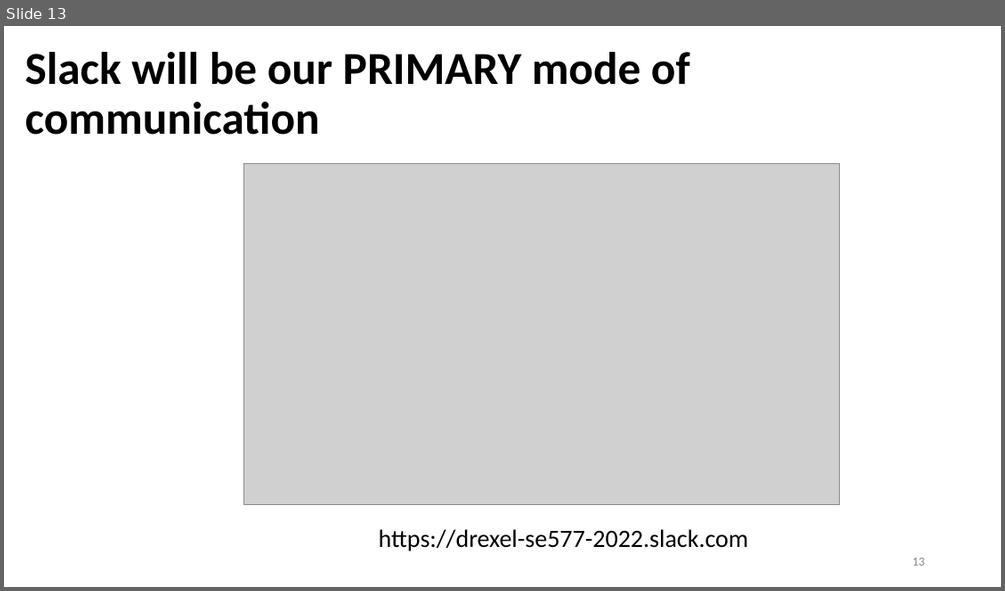
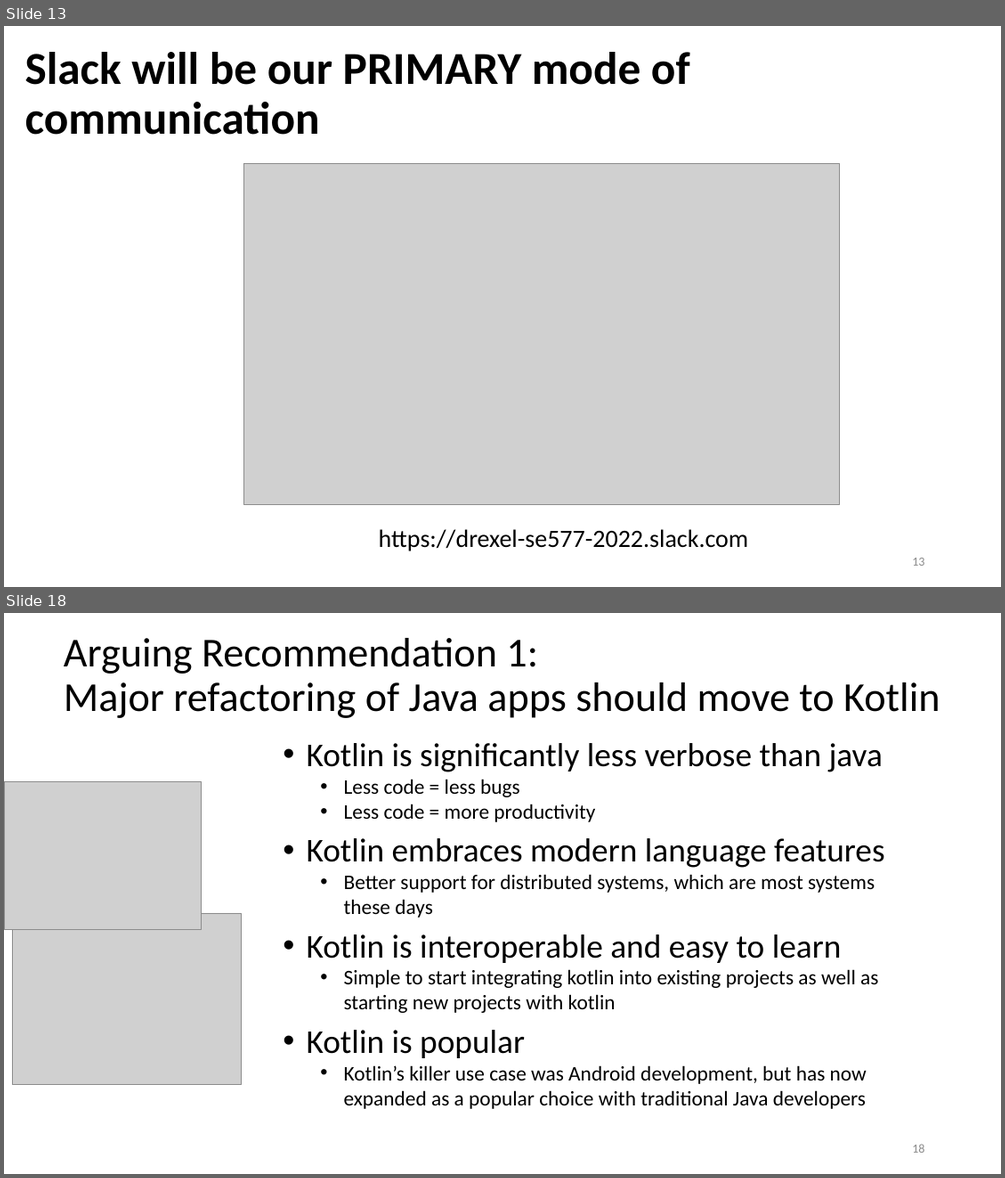
Before and after one commit to ArchitectingSoftware/SE577-SoftwareArchitecture, a slide deck: lectures/Week 1 - Course Overview.pptx. Shown one above the other, each under a label of ours: slide 13 before the commit, slides 13 and 18 after it; the slides between them are not shown. The pictures are 1005x591 and 1005x1178 pixels, drawn with LibreOffice and Linux fonts; fonts in the diff are those of the drawing; grey boxes stand for pictures. Boxes give left, top, right and bottom in pixels: in the first picture for what was removed or moved away, otherwise in the second. Text is boxed around its words. In the diff, an @@ line names an element or a change of style, - is before the commit and + after.

```diff
--- a/lectures/Week 1 - Course Overview.pptx
+++ b/lectures/Week 1 - Course Overview.pptx
@@ slide 18 added at (4, 613, 1001, 1174), background #FFFFFF @@
@@ title added at (64, 638, 939, 718), 39.6 pt, text #000000 @@
+Arguing Recommendation 1:
+Major refactoring of Java apps should move to Kotlin
@@ text added at (307, 743, 882, 822), 20 pt, text #000000 @@
+• Kotlin is significantly less verbose than java
+  • Less code = less bugs
+  • Less code = more productivity
@@ picture added at (4, 782, 202, 930) @@
@@ text added at (307, 838, 884, 917), 20 pt, text #000000 @@
+• Kotlin embraces modern language features
+  • Better support for distributed systems, which are most systems these days
@@ picture added at (12, 913, 241, 1085) @@
@@ text added at (307, 934, 878, 1013), 20 pt, text #000000 @@
+• Kotlin is interoperable and easy to learn
+  • Simple to start integrating kotlin into existing projects as well as starting new projects with kotlin
@@ text added at (307, 1030, 866, 1109), 20 pt, text #000000 @@
+• Kotlin is popular
+  • Kotlin’s killer use case was Android development, but has now expanded as a popular choice with traditional Java developers
@@ page number added at (912, 1143, 924, 1152), 12 pt, text #8C8C8C @@
+18
```
Also in this commit, not shown: 1 slide changed, 9 other slides added, 4 other files.
